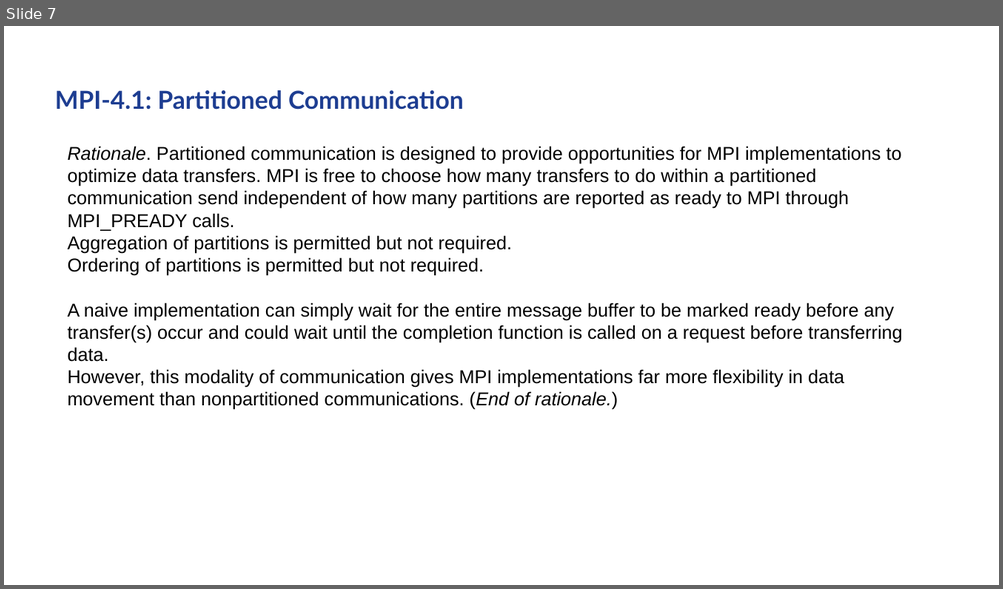
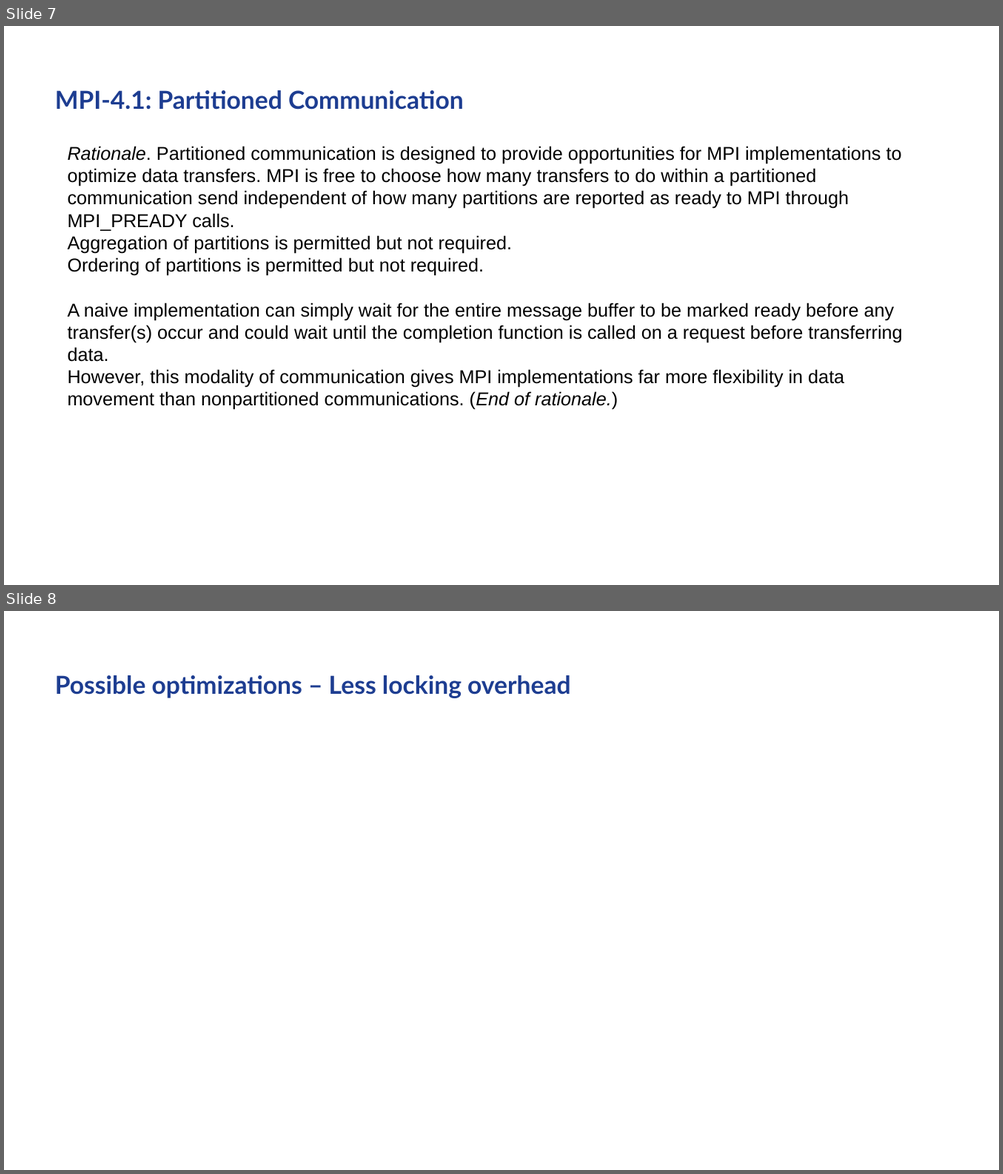
Before and after one commit to AxelSchneewind/mpi-benchmark, a slide deck: presentation/presentation-partitioned-progress.pptx. Shown one above the other, each under a label of ours: slide 7 before the commit, slides 7 and 8 after it. The pictures are 1003x589 and 1003x1174 pixels, drawn with LibreOffice and Linux fonts; fonts in the diff are those of the drawing; background and template pictures are left out. Boxes give left, top, right and bottom in pixels: in the first picture for what was removed or moved away, otherwise in the second. Text is boxed around its words. In the diff, an @@ line names an element or a change of style, - is before the commit and + after.

```diff
--- a/presentation/presentation-partitioned-progress.pptx
+++ b/presentation/presentation-partitioned-progress.pptx
@@ slide 8 added at bbox=[4, 611, 999, 1170], background picture (left out) @@
@@ title added at bbox=[55, 675, 570, 698], 24 pt, text #1D3D91, bold @@
+Possible optimizations – Less locking overhead
```
Also in this commit, not shown: 4 slides changed, 4 other slides added, 2 slides removed.
